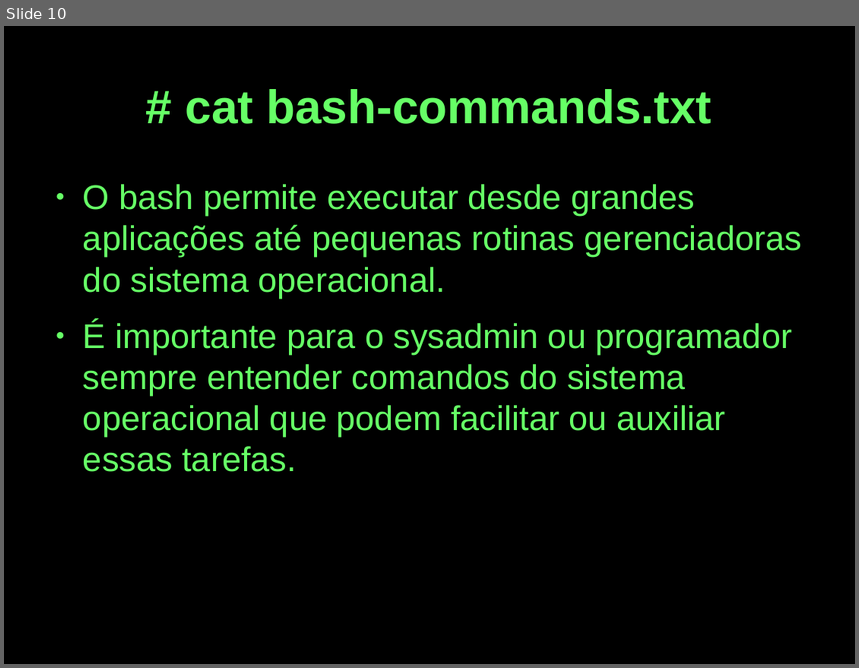
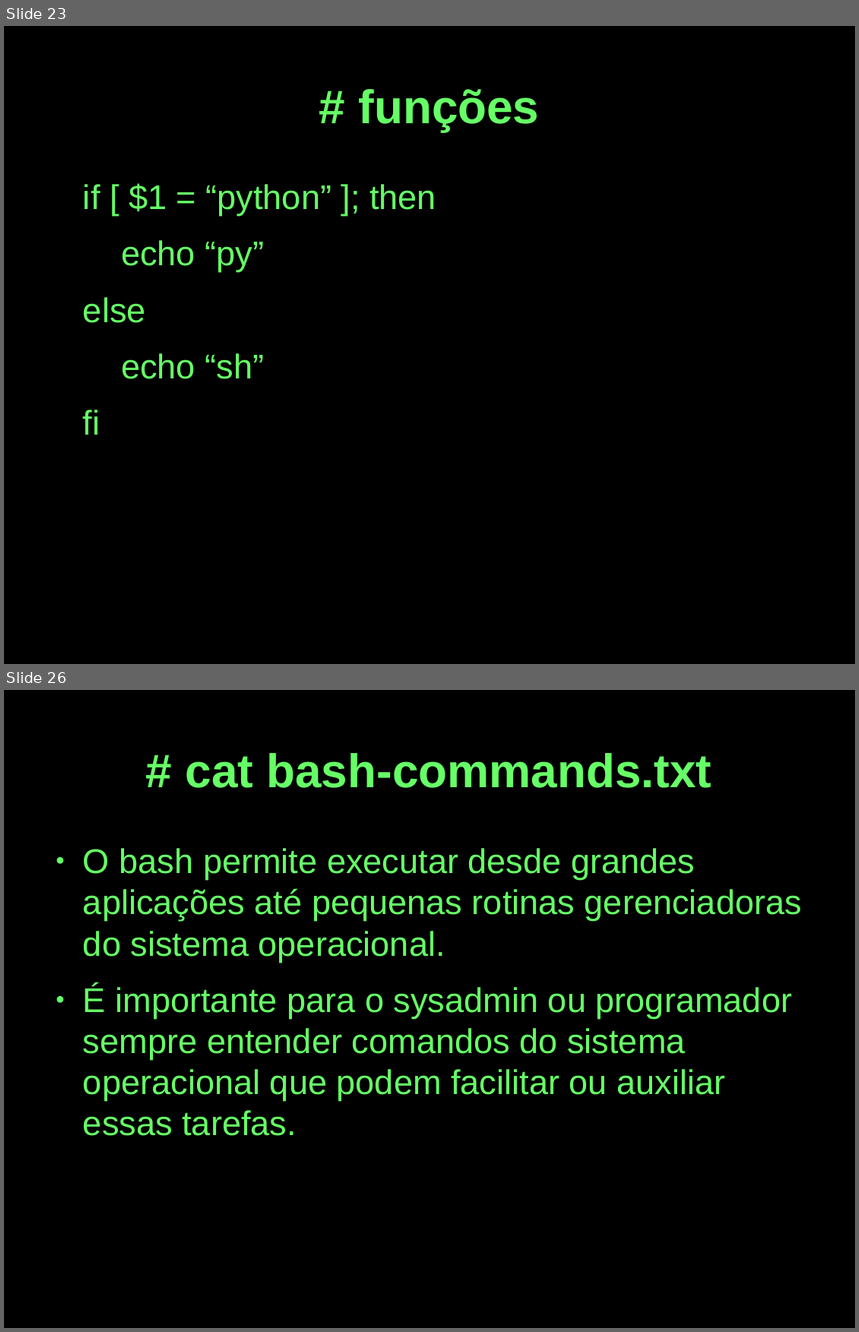
Before and after one commit to cjlcarvalho/presentations, a slide deck: shell-presentation.odp. Shown one above the other, each under a label of ours: slide 10 before the commit, slides 23 and 26 after it; the slides between them are not shown. The pictures are 859x668 and 859x1332 pixels, drawn with LibreOffice and Linux fonts; fonts in the diff are those of the drawing. Boxes give left, top, right and bottom in pixels: in the first picture for what was removed or moved away, otherwise in the second. Text is boxed around its words. In the diff, an @@ line names an element or a change of style, - is before the commit and + after.

```diff
--- a/shell-presentation.odp
+++ b/shell-presentation.odp
@@ slide 23 added at box(4, 26, 855, 664), background #000000 @@
@@ title added at box(359, 89, 540, 132), 44 pt, text #66FF66, bold @@
+# funções
@@ text added at box(83, 183, 436, 435), 32 pt, text #66FF66 @@
+if [ $1 = “python” ]; then
+echo “py”
+else
+echo “sh”
+fi
@@ what was slide 10 is now slide 26 @@
```
Also in this commit, not shown: 1 slide changed, 18 other slides added, 1 slide removed, 2 other files.
